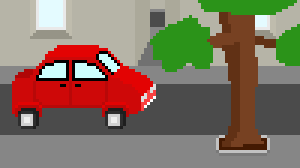
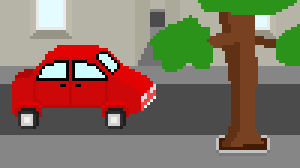
Two versions of the same layered image (300 x 168). Layer-by-layer changes:
painted on "Слой 3" over left=114, top=66, right=120, bottom=72
